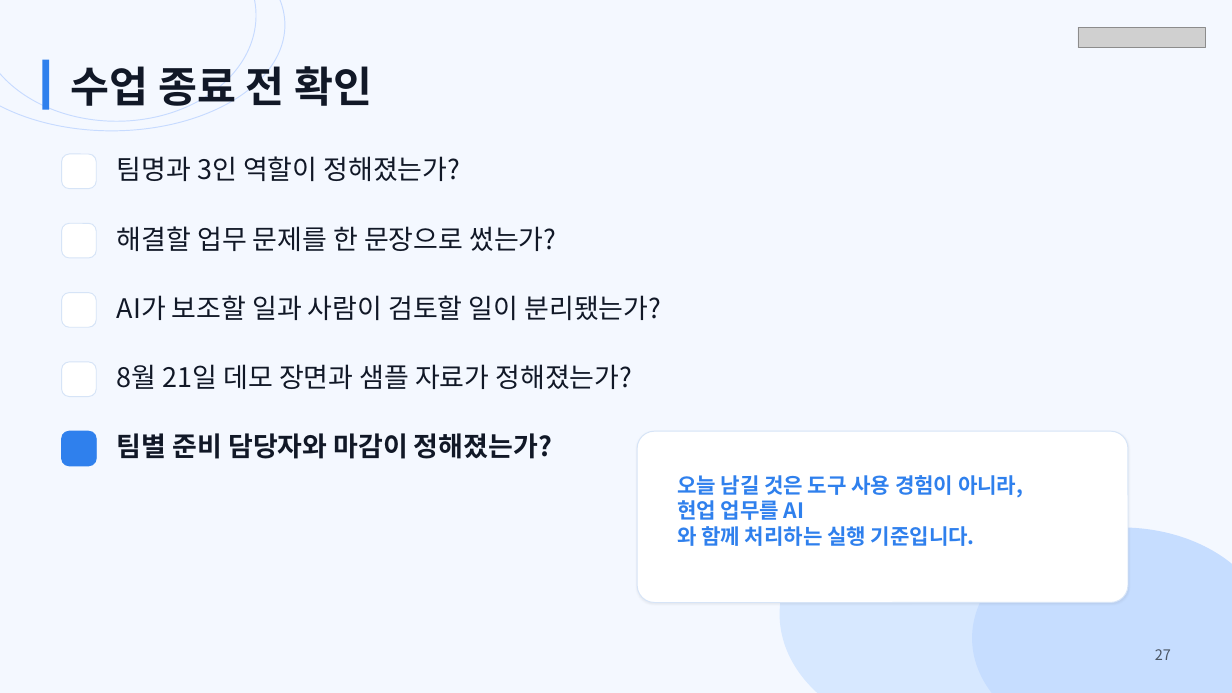
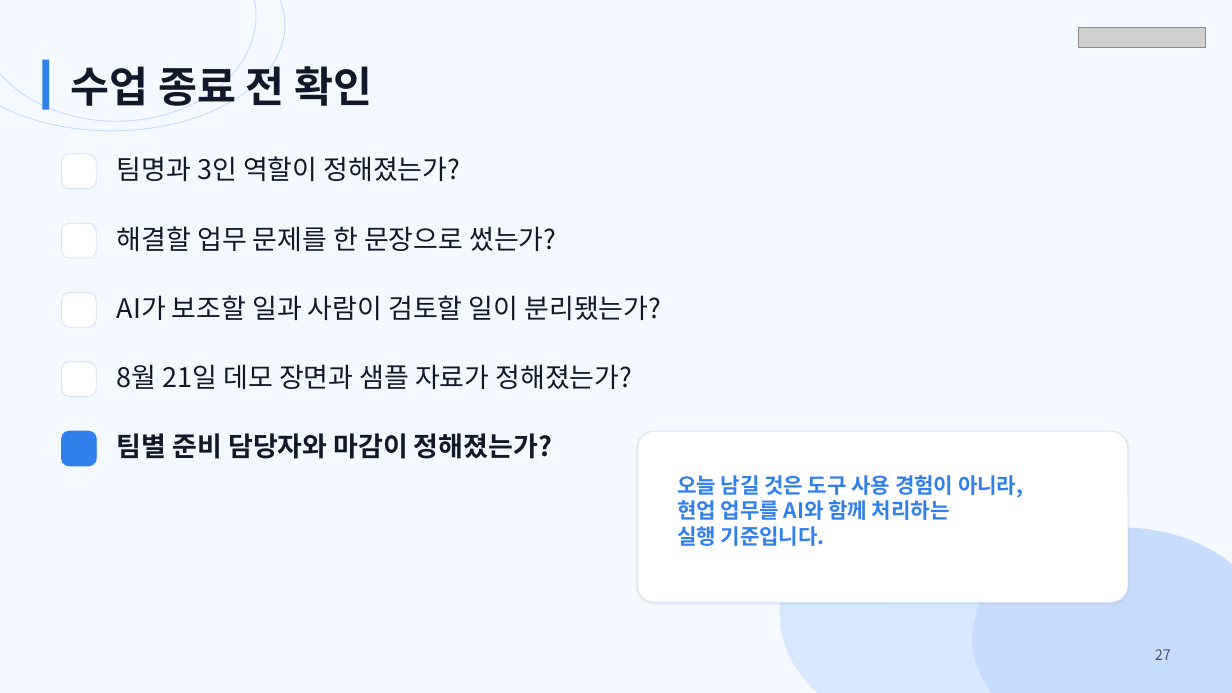
Before and after one commit to MagicecoleAI/shinsegae-ic-ai-native-workshop, a slide deck: slide 27 of outputs/shinsegae-ai4pm-0626-3h-workshop.pptx. Drawn at 1232x693 pixels with LibreOffice and Linux fonts; fonts in the diff are those of the drawing; grey boxes stand for pictures. Boxes give left, top, right and bottom in pixels: in the first picture for what was removed or moved away, otherwise in the second. Text is boxed around its words. In the diff, an @@ line names an element or a change of style, - is before the commit and + after.

Commit message:
Fix workshop slide text wrapping

```diff
--- a/outputs/shinsegae-ai4pm-0626-3h-workshop.pptx
+++ b/outputs/shinsegae-ai4pm-0626-3h-workshop.pptx
@@ text at (677, 500, 950, 546): text changed @@
-현업 업무를 AI와 함께 처리하는 실행 기준입니다.
+현업 업무를 AI와 함께 처리하는
+실행 기준입니다.
```
Also in this commit, not shown: 18 other slides changed, 1 other file.
